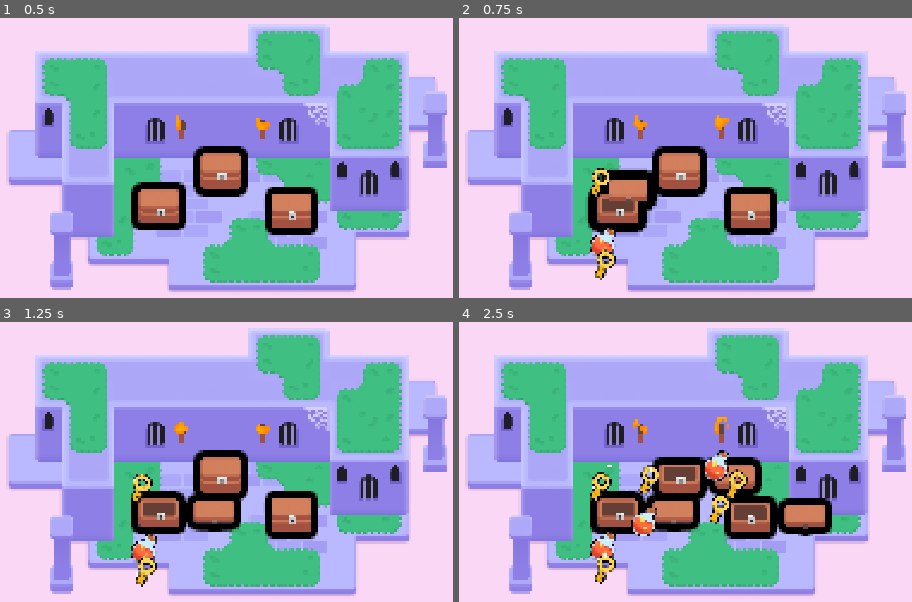
Above: before the commit, frames 1-4 (two rows, left to right).
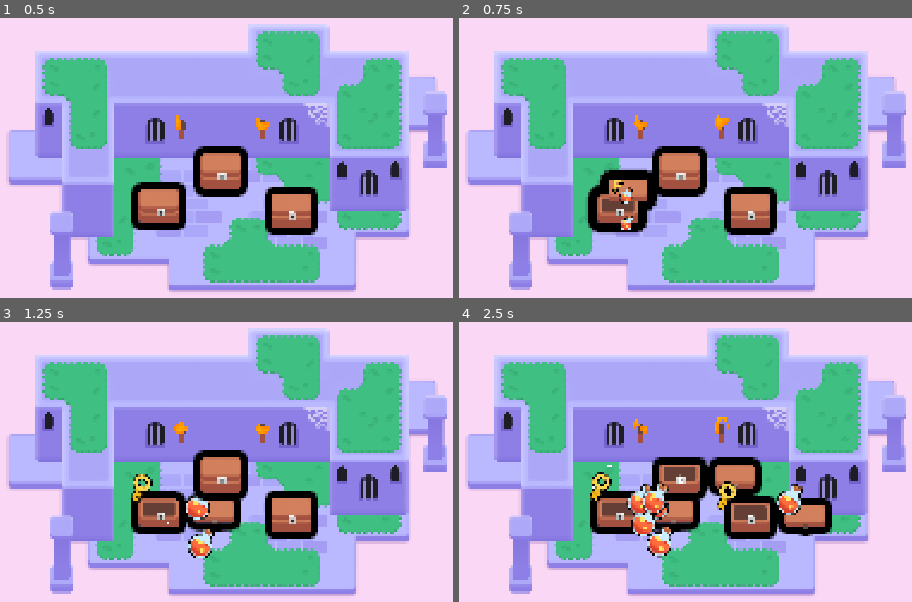
Above: after the commit, the same moments.

Repository: distantfromu/M6-looting
Game: Godot game, scene res://lessons/mini_dungeon.tscn
Two runs of this game, one before a commit and one after it. Both use one fixed random seed, a clock stepped at 60 frames per second and the inputs below.
Inputs (mouse positions are in pixels of both pictures, inside the frame that each line leads up to):
- Up to frame 1 (0.5 s): no input
- Up to frame 2 (0.75 s): tap Enter at 0.5 s; move the mouse to (617, 205) at 0.52 s; hold D (move_right) from 0.53 s (still down); tap Z at 0.6 s; click (617, 205) at 0.67 s
- Up to frame 3 (1.25 s): keep holding D (move_right); tap Space at 0.77 s
- Up to frame 4 (2.5 s): move the mouse to (680, 476) at 1.27 s; release D (move_right) at 1.28 s; hold S (move_down) 1.28-2.03 s; tap Z at 1.35, 2.1 s; click (680, 476) at 1.42 s; tap Space at 1.52 s; move the mouse to (748, 515) at 2.02 s; hold D (move_right) from 2.03 s (still down); click (748, 515) at 2.17 s

Frame 1 is identical in both runs. In frame 2, 1.2% of the frame differs, in the area x 28-39%, y 53-94%; in frame 3, 1.5%; in frame 4, 3.7%, in the area x 28-76%, y 45-94%.

Commit message:
M6L7 Completed

Diff:
--- a/lessons/chest/chest.gd
+++ b/lessons/chest/chest.gd
@@ -28,6 +28,7 @@
 	var tween := create_tween()
 	tween.tween_method(set_outline_thickness, 3.0, 6.0, 0.08)
 
+
 func _on_mouse_exited() -> void:
 	var tween := create_tween()
 	tween.tween_method(set_outline_thickness, 6.0, 3.0, 0.08)
@@ -42,11 +43,35 @@
 	if event_is_mouse_click:
 		open()
 
+
 func _spawn_random_item() -> void:
 	var loot_item: Area2D = possible_items.pick_random().instantiate()
 	add_child(loot_item)
 
+
 	var random_angle := randf_range(0.0, 2.0 * PI)
 	var random_direction := Vector2(1.0, 0.0).rotated(random_angle)
 	var random_distance := randf_range(60.0, 120.0)
-	loot_item.position = random_direction * random_distance
+	var land_position := random_direction * random_distance
+
+
+	const FlIGHT_TIME := 0.4
+	const HALF_FLIGHT_TIME := FlIGHT_TIME / 2.0
+
+
+	var tween := create_tween()
+	tween.set_parallel()
+	loot_item.scale = Vector2(0.25, 0.25)
+	tween.tween_property(loot_item, "scale", Vector2(1.0, 1.0), HALF_FLIGHT_TIME)
+
+
+	tween.tween_property(loot_item, "position:x", land_position.x, FlIGHT_TIME)
+
+
+	tween = create_tween()
+	tween.set_trans(Tween.TRANS_QUAD)
+	tween.set_ease(Tween.EASE_OUT)
+	var jump_height := randf_range(30.0, 80.0)
+	tween.tween_property(loot_item, "position:y", land_position.y - jump_height, HALF_FLIGHT_TIME)
+	tween.set_ease(Tween.EASE_IN)
+	tween.tween_property(loot_item, "position:y", land_position.y, HALF_FLIGHT_TIME)
